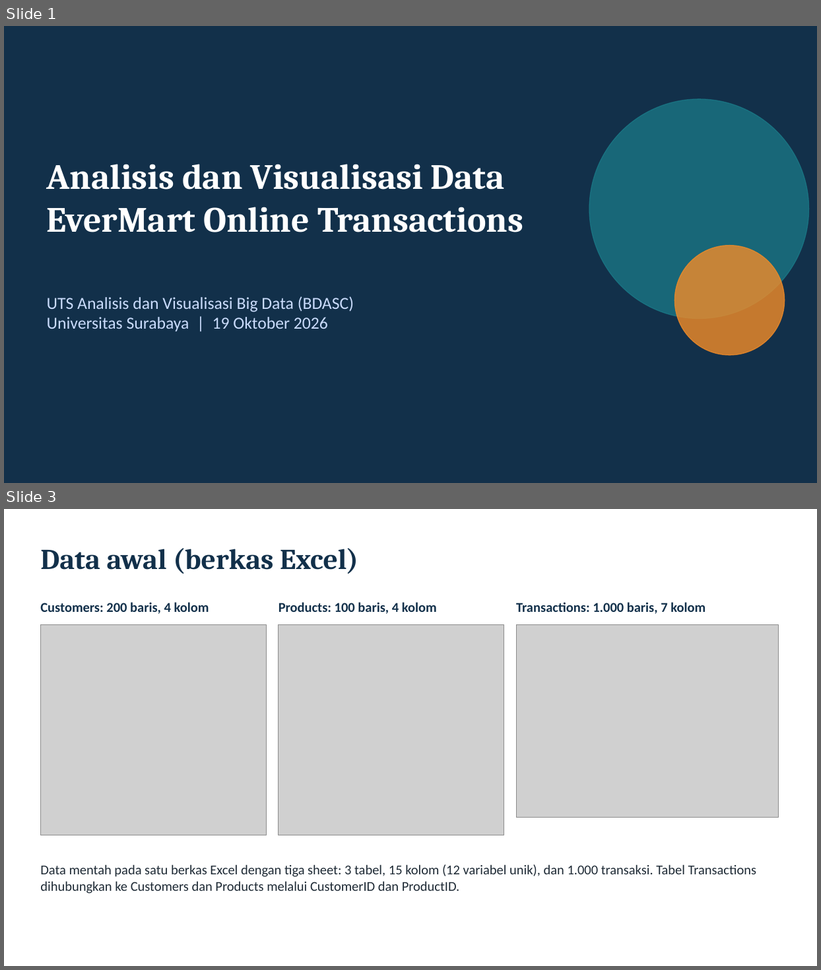
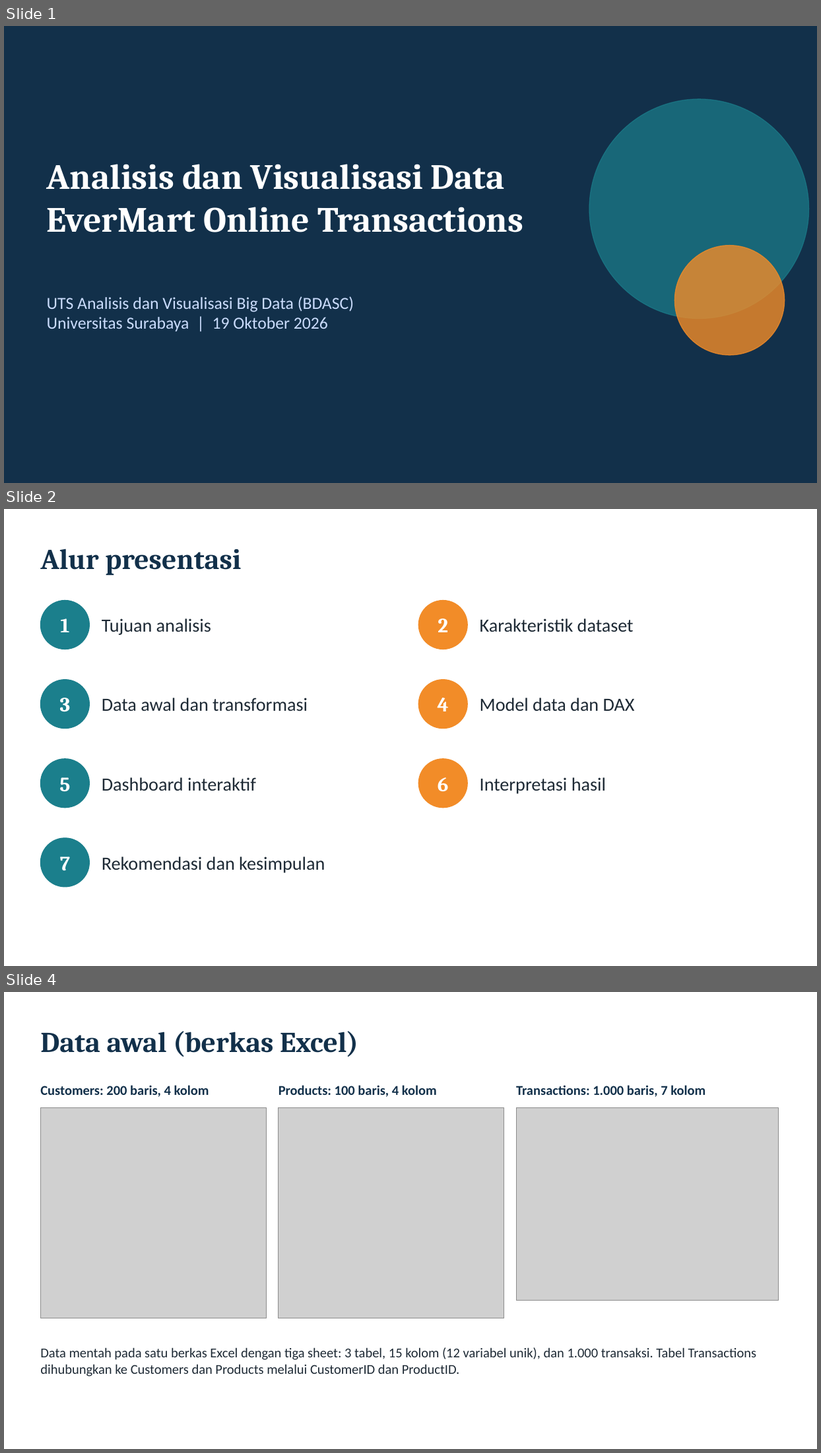
Before and after one commit to farhansech/EXACOUNT, a slide deck: output/EverMart_UTS_BDASC.pptx. Shown one above the other, each under a label of ours: slides 1 and 3 before the commit, slides 1, 2 and 4 after it; the slides between them are not shown. The pictures are 821x970 and 821x1453 pixels, drawn with LibreOffice and Linux fonts; fonts in the diff are those of the drawing; grey boxes stand for pictures. Boxes give left, top, right and bottom in pixels: in the first picture for what was removed or moved away, otherwise in the second. Text is boxed around its words. In the diff, an @@ line names an element or a change of style, - is before the commit and + after.

```diff
--- a/output/EverMart_UTS_BDASC.pptx
+++ b/output/EverMart_UTS_BDASC.pptx
@@ slide 2 added at <box>4,509,817,966</box>, background #FFFFFF @@
@@ text added at <box>40,549,241,576</box>, 34 pt, text #12304A, bold @@
+Alur presentasi
@@ ellipse added at <box>40,601,89,650</box>, fill #1B7F8C, outline #1B7F8C 1 pt @@
@@ ellipse added at <box>418,601,467,650</box>, fill #F28C28, outline #F28C28 1 pt @@
@@ text added at <box>60,619,69,632</box>, 24 pt, text #FFFFFF, bold @@
+1
@@ text added at <box>102,619,211,635</box>, 22 pt, text #1E2A35 @@
+Tujuan analisis
@@ text added at <box>438,619,448,632</box>, 24 pt, text #FFFFFF, bold @@
+2
@@ text added at <box>480,619,634,632</box>, 22 pt, text #1E2A35 @@
+Karakteristik dataset
@@ ellipse added at <box>40,680,89,729</box>, fill #1B7F8C, outline #1B7F8C 1 pt @@
@@ ellipse added at <box>418,680,467,729</box>, fill #F28C28, outline #F28C28 1 pt @@
@@ text added at <box>60,698,71,712</box>, 24 pt, text #FFFFFF, bold @@
+3
@@ text added at <box>102,698,308,712</box>, 22 pt, text #1E2A35 @@
+Data awal dan transformasi
@@ text added at <box>438,698,449,712</box>, 24 pt, text #FFFFFF, bold @@
+4
@@ text added at <box>480,698,635,711</box>, 22 pt, text #1E2A35 @@
+Model data dan DAX
@@ ellipse added at <box>40,759,89,808</box>, fill #1B7F8C, outline #1B7F8C 1 pt @@
@@ ellipse added at <box>418,759,467,808</box>, fill #F28C28, outline #F28C28 1 pt @@
@@ text added at <box>59,778,70,792</box>, 24 pt, text #FFFFFF, bold @@
+5
@@ text added at <box>102,778,256,791</box>, 22 pt, text #1E2A35 @@
+Dashboard interaktif
@@ text added at <box>438,778,449,791</box>, 24 pt, text #FFFFFF, bold @@
+6
@@ text added at <box>480,778,606,794</box>, 22 pt, text #1E2A35 @@
+Interpretasi hasil
@@ ellipse added at <box>40,838,89,887</box>, fill #1B7F8C, outline #1B7F8C 1 pt @@
@@ text added at <box>60,857,70,871</box>, 24 pt, text #FFFFFF, bold @@
+7
@@ text added at <box>102,857,325,873</box>, 22 pt, text #1E2A35 @@
+Rekomendasi dan kesimpulan
@@ what was slide 3 is now slide 4 @@
```
Also in this commit, not shown: 8 slides changed, 11 other slides added, 3 slides removed.
